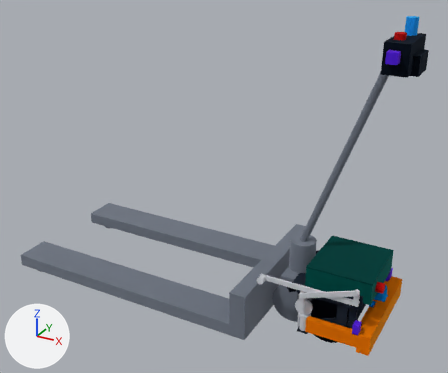
Renders of the glTF model media/model.glb from each side of a commit.
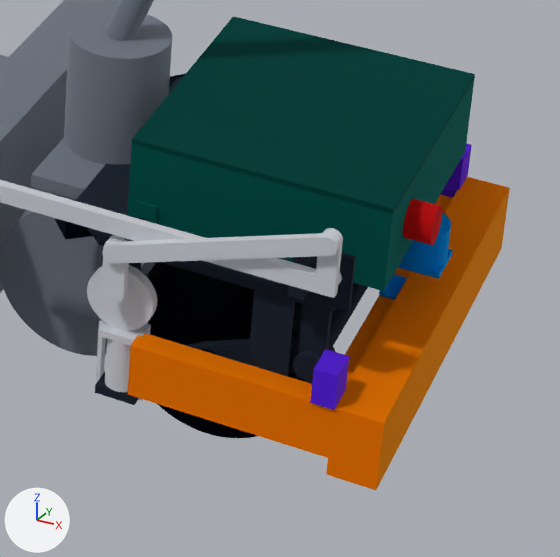
Each version is shown whole from a 50 mm camera at (0.931, -2.188, 1.609) aimed at (-0.267, -0.011, 0.52), then close up on the part from 61% to 93% of the width and 62% to 100% of the height. The lights are fixed; the arrows at lower left show +X, +Y and +Z. The older version's two pictures come first. Where no turn or scale is listed for an object, it has been applied to the vertices. Vertices at exactly the same position are counted once.

Script lines for the objects in view, before the commit:
```python
me_mesh_18 = bpy.data.meshes.new('Mesh_18')
me_mesh_18.from_pydata(...)  # 20 vertices, 36 faces; spans x 0.23..0.49, y -0.24..0.24, z 0.06..0.14
me_mesh_18.materials.append(mat_mat_10)  # orange #f59e0b
# before: 0 (0.44, -0.22, 0.14), 1 (0.44, 0.22, 0.14), 9 (0.23, -0.22, 0.14) at pixel (138, 335), 11 (0.23, -0.24, 0.14) at pixel (130, 345), 13 (0.49, -0.24, 0.14) at pixel (383, 423)
# before: 15 (0.49, 0.24, 0.14) at pixel (509, 187), 17 (0.23, 0.24, 0.14), 19 (0.23, 0.22, 0.14)
me_mesh_19 = bpy.data.meshes.new('Mesh_19')
me_mesh_19.from_pydata(...)  # 36 vertices, 64 faces; spans x 0.418..0.442, y -0.243..0.243, z 0.13..0.18
me_mesh_19.materials.append(mat_mat_11)  # purple #7c3aed
me_mesh_27 = bpy.data.meshes.new('Mesh_27')
me_mesh_27.from_pydata(...)  # 894 vertices, 1792 faces; spans x 0.015..0.425, y -0.251..-0.211, z 0.246..0.32
me_mesh_27.materials.append(mat_mat_13)  # white #e5e7eb
me_mesh_29 = bpy.data.meshes.new('Mesh_29')
me_mesh_29.from_pydata(...)  # a 126-sided cylinder along z spanning x -0.028..0.028, y -0.028..0.028, z -0.0205..0.0205
me_mesh_29.materials.append(mat_mat_14)  # blue #0ea5e9
me_mesh_30 = bpy.data.meshes.new('Mesh_30')
me_mesh_30.from_pydata(...)  # 20 vertices, 36 faces; spans x 0.42..0.48, y -0.025..0.025, z 0.13..0.1795
me_mesh_30.materials.append(mat_mat_14)  # blue #0ea5e9
ob_mesh_18 = bpy.data.objects.new('Mesh_18', me_mesh_18)
ob_mesh_18.location = (0.0, 0.0, 0.0)
ob_mesh_19 = bpy.data.objects.new('Mesh_19', me_mesh_19)
ob_mesh_19.location = (0.0, 0.0, 0.0)
ob_mesh_27 = bpy.data.objects.new('Mesh_27', me_mesh_27)
ob_mesh_27.location = (0.0, 0.0, 0.0)
ob_mesh_29 = bpy.data.objects.new('Mesh_29', me_mesh_29)
ob_mesh_29.location = (0.452, 0.0, 0.2)
ob_mesh_30 = bpy.data.objects.new('Mesh_30', me_mesh_30)
ob_mesh_30.location = (0.0, 0.0, 0.0)
# also in view: 'Mesh_8' at (0.32, 0.0, 0.27); 'Mesh_17' at (0.335, 0.0, 0.11); 'Mesh_6' at (0.4, 0.0, 0.145); 'Mesh_22' at (0.205, 0.0, 0.086); 'Mesh_25' at (0.2, -0.015, 0.184)
```
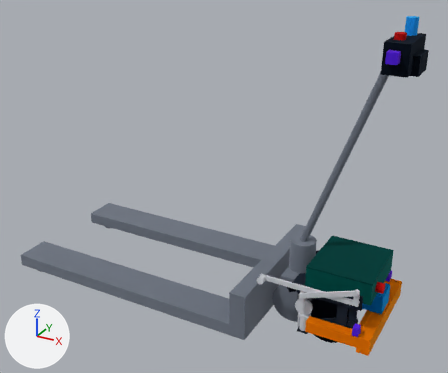
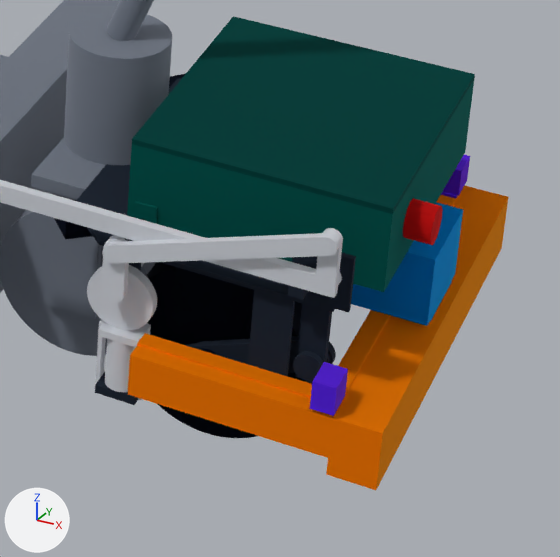
Location of each change, [x1, y1, x2, y2] in pixels of the close-ups (560 x 557 px; the box of a moved part takes in the faces that stretch with it):
'Mesh_18', reshaped: before [128, 177, 510, 490]; after [128, 185, 509, 490]
'Mesh_29', reshaped, moved: before [401, 213, 451, 270]; after [351, 202, 463, 326]
'Mesh_19', reshaped: before [310, 143, 472, 410]; after [310, 155, 470, 416]
part 2 of me_mesh_19, moved or reshaped: before [441, 143, 472, 198]; after [441, 155, 470, 198]
part 3 of me_mesh_19, moved or reshaped: before [310, 349, 349, 410]; after [310, 362, 348, 416]
part 5 of me_mesh_30, deleted (blue): before [379, 249, 453, 300]
part 6 of me_mesh_30, added: after [430, 281, 452, 322]

The edits, one by one:
me_mesh_18 is used by ob_mesh_18; location (0.0, 0.0, 0.0).
me_mesh_18 had 20 vertices, 36 faces and spanned x 0.23..0.49, y -0.24..0.24, z 0.06..0.14.
me_mesh_18 now has 20 vertices, 36 faces and spans x 0.23..0.49, y -0.24..0.24, z 0.06..0.128.
Part 1, on me_mesh_18:
Vertices 0, 1, 9, 11, 13, 15, 17, 19 of me_mesh_18 move by (0.0, 0.0, -0.012).
me_mesh_19 is used by ob_mesh_19; location (0.0, 0.0, 0.0).
me_mesh_19 had 36 vertices, 64 faces and spanned x 0.418..0.442, y -0.243..0.243, z 0.13..0.18.
me_mesh_19 now has 36 vertices, 64 faces and spans x 0.418..0.442, y -0.243..0.243, z 0.13..0.165.
me_mesh_19 part 2: all 14 vertices in x 0.418..0.442, y 0.205..0.243, z 0.14..0.18 are scaled about their middle by (1, 1, 0.8), then moved by (0.0, 0.0, -0.011).
me_mesh_19 part 3: all 14 vertices in x 0.418..0.442, y -0.243..-0.205, z 0.14..0.18 are scaled about their middle by (1, 1, 0.8), then moved by (0.0, 0.0, -0.011).
me_mesh_29 is used by ob_mesh_29; location (0.452, 0.0, 0.2).
me_mesh_29 had 252 vertices, 500 faces and spanned x -0.028..0.028, y -0.028..0.028, z -0.0205..0.0205.
me_mesh_29 now has 8 vertices, 12 faces and spans x -0.0587..0.0587, y -0.0533..0.0533, z -0.04..0.04.
me_mesh_29 part 4: the whole mesh is rebuilt.
me_mesh_30 is used by ob_mesh_30; location (0.0, 0.0, 0.0).
me_mesh_30 had 20 vertices, 36 faces and spanned x 0.42..0.48, y -0.025..0.025, z 0.13..0.1795.
me_mesh_30 now has 8 vertices, 12 faces and spans x -0.0587..0.0587, y -0.04..0.04, z -0.0015..0.0015.
me_mesh_30 part 5: 20 vertices removed from x 0.42..0.48, y -0.025..0.025, z 0.13..0.1795.
me_mesh_30 part 6: 8 vertices added at x -0.0587..0.0587, y -0.04..0.04, z -0.0015..0.0015, forming a box.
Object 'Mesh_29' (ob_mesh_29) moves from (0.452, 0.0, 0.2) to (0.421, 0.0, 0.173).
